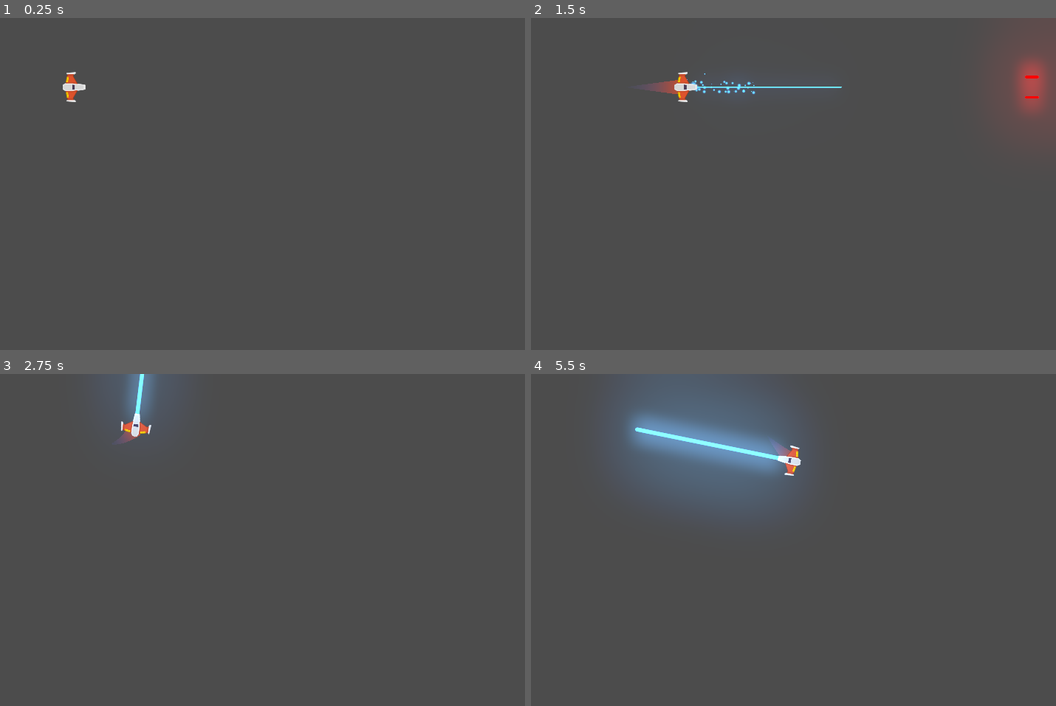
Above: before the commit, frames 1-4 (two rows, left to right).
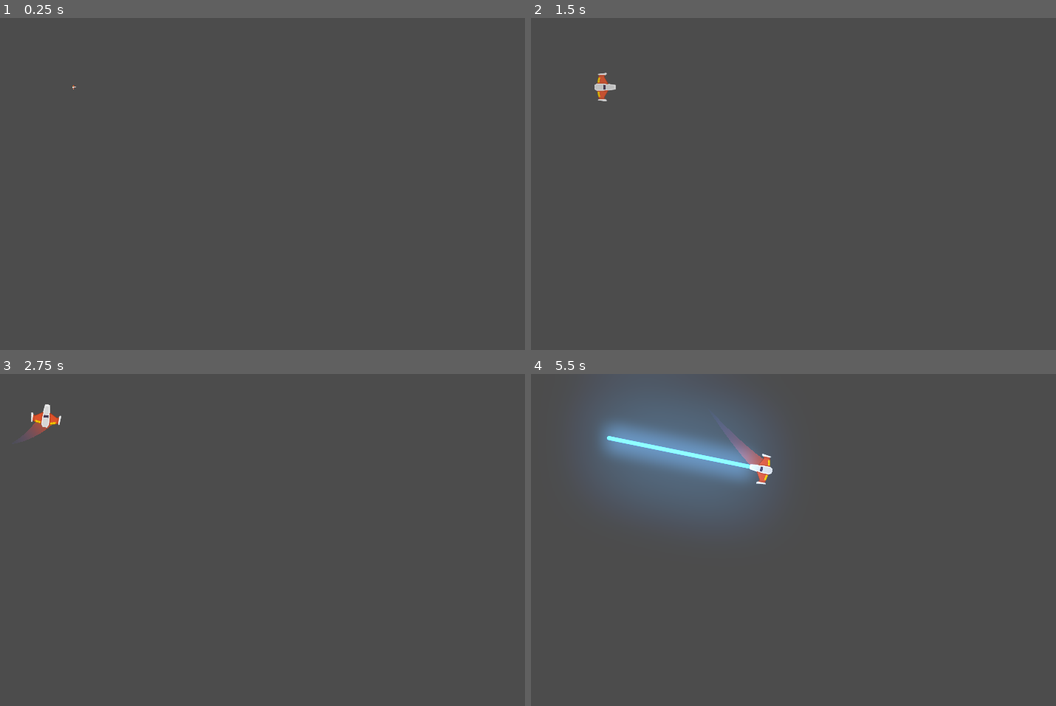
Above: after the commit, the same moments.

Repository: Raizu548/Meteoritos_Juegos
Game: Godot game, scene res://Juego/Niveles/NivelTest.tscn
The game is run twice, just before and just after one commit, with the same random seed, the same clock (stepped at 60 frames per second) and the same inputs.
Inputs:
- Up to frame 1 (0.25 s): no input
- Up to frame 2 (1.5 s): tap Enter at 0.5 s; hold W (mover_adelante) 0.53-1.28 s; tap J (disparo_principal) at 0.6 s; hold S (mover_atras) from 1.28 s (still down); tap K (disparo_secundario) at 1.35 s
- Up to frame 3 (2.75 s): release S (mover_atras) at 2.03 s; hold W (mover_adelante) from 2.03 s (still down); hold A (rotar_antihorario) from 2.03 s (still down)
- Up to frame 4 (5.5 s): release A (rotar_antihorario) at 2.78 s; tap D (rotar_horario) at 2.85 s; release W (mover_adelante) at 3.53 s; hold S (mover_atras) from 3.53 s (still down); tap J (disparo_principal) at 3.6 s; tap Space at 4.25 s; tap K (disparo_secundario) at 4.35 s; hold A (rotar_antihorario) from 5.03 s (still down)

The runs differ from the first frame. In frame 1, 0.2% of the frame differs, in the area x 11-17%, y 16-26%; in frame 2, 2.7%; in frame 3, 1.7%; in frame 4, 4.5%, in the area x 12-52%, y 12-34%.

Commit message:
Maquina de Estados y Spawn
- Animacion de Spawn
- Maquina de estados finitos

Diff:
--- a/Juego/Naves/Player/Player.gd
+++ b/Juego/Naves/Player/Player.gd
@@ -1,5 +1,8 @@
 class_name Player
 extends RigidBody2D
+
+# Enums
+enum ESTADO{SPAWN, VIVO, INVENCIBLE, MUERTO}
 
 ## Atributos export
 export var potencia_motor: int = 20
@@ -9,16 +12,48 @@
 ## Atributos
 var empuje: Vector2 = Vector2.ZERO
 var dir_rotacion: int = 0
+var estado_actual:int = ESTADO.SPAWN
 
 ## Atributos onready
 onready var canion: Canion = $Canion
 onready var laser: RayoLaser = $LaserBeam2D
 onready var estela: Estela = $EstelaPuntoInicial/Trail2D
 onready var motor_sfx: Motor = $MotorSFX
+onready var colisionador: CollisionShape2D = $CollisionShape2D
 
+## Metodos custom
+func controlador_estados(nuevo_estado: int) -> void:
+	match nuevo_estado:
+		ESTADO.SPAWN:
+			colisionador.set_deferred("disabled",true)
+			canion.set_puede_disparar(false)
+		ESTADO.VIVO:
+			canion.set_puede_disparar(true)
+			colisionador.set_deferred("disabled",false)
+		ESTADO.INVENCIBLE:
+			colisionador.set_deferred("disabled",true)
+		ESTADO.MUERTO:
+			canion.set_puede_disparar(true)
+			colisionador.set_deferred("disabled",true)
+			queue_free()
+		_:
+			print("Error de estado")
+
+	estado_actual = nuevo_estado
+
+func esta_input_activado() -> bool:
+	if estado_actual in [ESTADO.MUERTO, ESTADO.SPAWN]:
+		return false
+	return true
 
 ## Metodos
+func _ready() -> void:
+	controlador_estados(estado_actual)
+
 func _unhandled_input(event: InputEvent) -> void:
+	if not esta_input_activado():
+		return
+
 	# Disparo Rayo
 	if event.is_action_pressed("disparo_secundario"):
 		laser.set_is_casting(true)
@@ -45,6 +80,9 @@
 	player_input()
 
 func player_input() -> void:
+	if not esta_input_activado():
+		return
+
 	# Empuje
 	empuje = Vector2.ZERO
 	if Input.is_action_pressed("mover_adelante"):
@@ -64,3 +102,8 @@
 		canion.set_esta_disparando(true)
 	if Input.is_action_just_released("disparo_principal"):
 		canion.set_esta_disparando(false)
+
+
+func _on_AnimationPlayer_animation_finished(anim_name: String) -> void:
+	if anim_name == "spawn":
+		controlador_estados(ESTADO.VIVO)
--- a/Juego/Naves/Player/Player.tscn
+++ b/Juego/Naves/Player/Player.tscn
@@ -11,14 +11,75 @@
 radius = 35.0
 height = 4.0
 
+[sub_resource type="Animation" id=2]
+length = 0.001
+tracks/0/type = "value"
+tracks/0/path = NodePath("Sprite:scale")
+tracks/0/interp = 1
+tracks/0/loop_wrap = true
+tracks/0/imported = false
+tracks/0/enabled = true
+tracks/0/keys = {
+"times": PoolRealArray( 0 ),
+"transitions": PoolRealArray( 1 ),
+"update": 0,
+"values": [ Vector2( 1e-05, 1e-05 ) ]
+}
+tracks/1/type = "value"
+tracks/1/path = NodePath("Sprite:modulate")
+tracks/1/interp = 1
+tracks/1/loop_wrap = true
+tracks/1/imported = false
+tracks/1/enabled = true
+tracks/1/keys = {
+"times": PoolRealArray( 0 ),
+"transitions": PoolRealArray( 1 ),
+"update": 0,
+"values": [ Color( 1, 1, 1, 0.313726 ) ]
+}
+
+[sub_resource type="Animation" id=3]
+resource_name = "default"
+
+[sub_resource type="Animation" id=4]
+resource_name = "spawn"
+length = 1.6
+tracks/0/type = "value"
+tracks/0/path = NodePath("Sprite:scale")
+tracks/0/interp = 1
+tracks/0/loop_wrap = true
+tracks/0/imported = false
+tracks/0/enabled = true
+tracks/0/keys = {
+"times": PoolRealArray( 0, 1.6 ),
+"transitions": PoolRealArray( 1, 1 ),
+"update": 0,
+"values": [ Vector2( 1e-05, 1e-05 ), Vector2( 1, 1 ) ]
+}
+tracks/1/type = "value"
+tracks/1/path = NodePath("Sprite:modulate")
+tracks/1/interp = 1
+tracks/1/loop_wrap = true
+tracks/1/imported = false
+tracks/1/enabled = true
+tracks/1/keys = {
+"times": PoolRealArray( 0, 0.3, 0.6, 0.9, 1.2, 1.6 ),
+"transitions": PoolRealArray( 1, 1, 1, 1, 1, 1 ),
+"update": 0,
+"values": [ Color( 1, 1, 1, 0.313726 ), Color( 1, 1, 1, 1 ), Color( 1, 1, 1, 0.313726 ), Color( 1, 1, 1, 1 ), Color( 1, 1, 1, 0.313726 ), Color( 1, 1, 1, 1 ) ]
+}
+
 [node name="Player" type="RigidBody2D"]
 z_index = 50
 z_as_relative = false
 collision_mask = 22
 script = ExtResource( 2 )
+potencia_motor = 30
 
 [node name="Sprite" type="Sprite" parent="."]
+modulate = Color( 1, 1, 1, 0.313726 )
 rotation = 1.5708
+scale = Vector2( 1e-05, 1e-05 )
 texture = ExtResource( 1 )
 
 [node name="CollisionShape2D" type="CollisionShape2D" parent="."]
@@ -50,4 +111,12 @@
 volume_db = 1.0
 volumen_apagado = -7.0
 
+[node name="AnimationPlayer" type="AnimationPlayer" parent="."]
+autoplay = "spawn"
+anims/RESET = SubResource( 2 )
+anims/default = SubResource( 3 )
+anims/spawn = SubResource( 4 )
+
+[connection signal="animation_finished" from="AnimationPlayer" to="." method="_on_AnimationPlayer_animation_finished"]
+
 [editable path="Canion"]
--- a/Juego/Proyectiles/Canion.gd
+++ b/Juego/Proyectiles/Canion.gd
@@ -15,10 +15,14 @@
 
 ## Atributos
 var puntos_disparo: Array = []
+var puede_disparar: bool = false setget set_puede_disparar
 
 ## Setters y Getters
 func set_esta_disparando(disparando: bool) -> void:
 	esta_disparando = disparando
+
+func set_puede_disparar(puede_d: bool) -> void:
+	puede_disparar = puede_d
 
 ## Metodos
 func _ready() -> void:
Not shown: 1 places in Juego/Naves/Player/Player.tscn that only renumber resources
